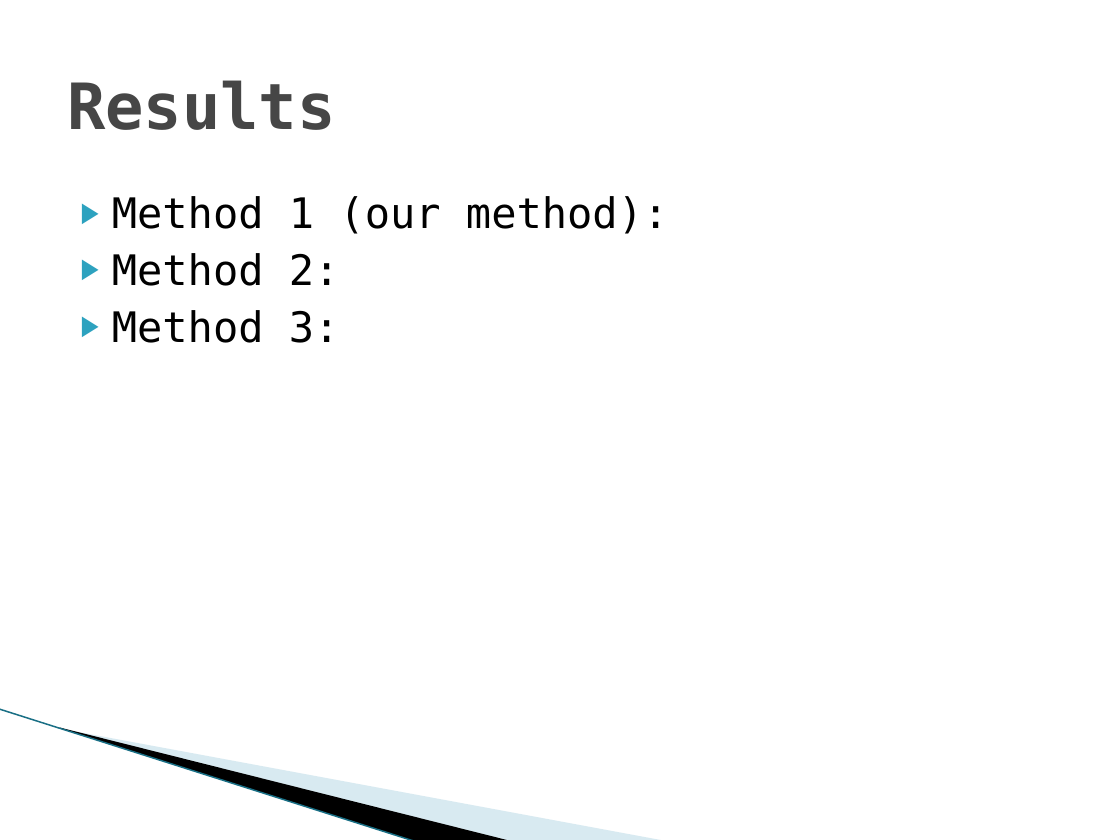
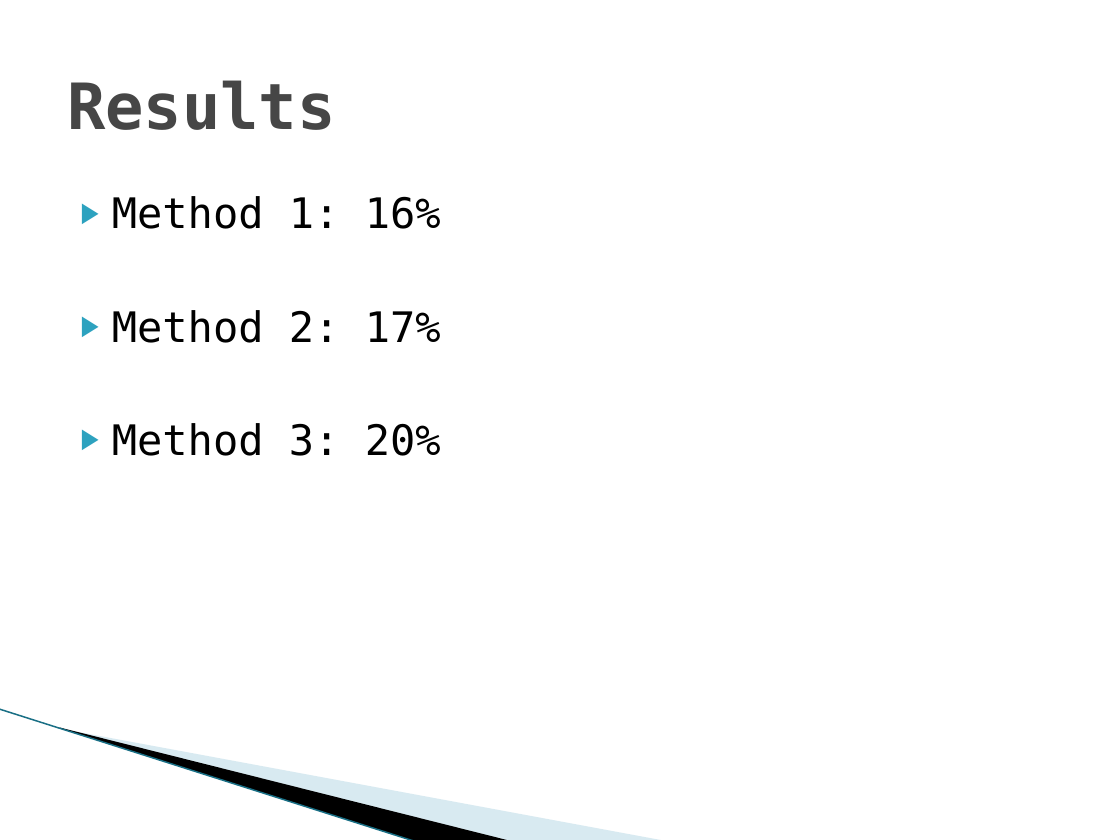
Before and after one commit to alok20121998/Traffic-Optimization-Project, a slide deck: slide 9 of presentation/bachelor/presentation 1/Sem_2_presentation_2.pptx (slide 8 before the commit). Drawn at 1120x840 pixels with LibreOffice and Linux fonts; fonts in the diff are those of the drawing; background and template pictures are left out. Boxes give left, top, right and bottom in pixels: in the first picture for what was removed or moved away, otherwise in the second. Text is boxed around its words. In the diff, an @@ line names an element or a change of style, - is before the commit and + after.

```diff
--- a/presentation/bachelor/presentation 1/Sem_2_presentation_2.pptx
+++ b/presentation/bachelor/presentation 1/Sem_2_presentation_2.pptx
@@ text at (x1=112, y1=196, x2=441, y2=456): text changed @@
-▶ Method 1 (our method):
-▶ Method 2:
-▶ Method 3:
+▶ Method 1: 16%
+▶ Method 2: 17%
+▶ Method 3: 20%
```
Also in this commit, not shown: 2 other slides changed, 1 slide added, 1 slide removed, 6 other files.
